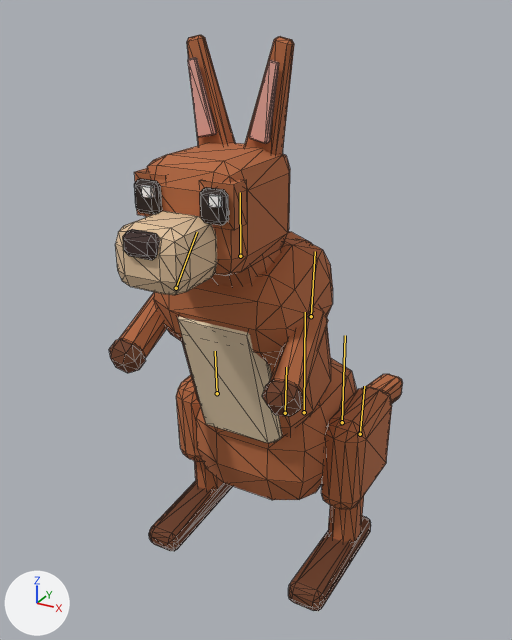
The glTF model games/zoo/public/models/kangaroo_male.glb: old version first, new version second.
Both versions are drawn from a camera (50 mm lens) standing at (0.664, -1.309, 1.235) and looking at (-0.081, 0.046, 0.557). The lights are fixed; the arrows at lower left show +X, +Y and +Z. The older version comes first. Both versions are drawn at frame 36 of the action 'Play'; the numbers are the values there. The bones that change, and the others that lie on the model, are drawn over the model as lines. Mesh edges are drawn as thin lines.

The first picture shows 'kangaroo_male'.
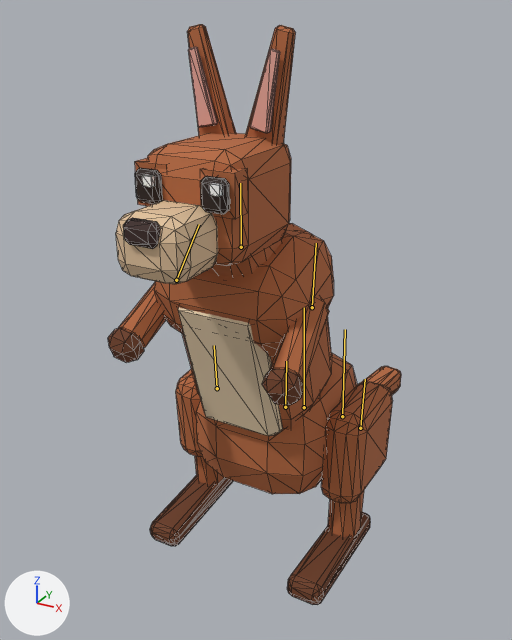
The edits, one by one:
Bone 'body' (bone_body) moves from (0.0, 0.036, 0.0) to (0.0, 0.052, 0.0).
Bone 'leg_FL' (bone_leg_fl) turns from (-25, 0, 11) to (-26, 0, 11) degrees about its own x, y and z.
Bone 'leg_FR' (bone_leg_fr) turns from (-25, 0, -11) to (-26, 0, -11) degrees about its own x, y and z.
Bone 'leg_HR' (bone_leg_hr) turns from (4, 0, 0) to (5, 0, 0) degrees about its own x, y and z.
Bone 'tail1' (bone_tail1) turns from (3, -3, 0) to (4, -3, 0) degrees about its own x, y and z.
Bone 'tail2' (bone_tail2) turns from (0, -6, 0) to (0, -4, 0) degrees about its own x, y and z.

Where the change shows, as pixel boxes [x1, y1, x2, y2] in the pictures (512 x 640 px):
'kangaroo_male', posed
    before: [109, 35, 403, 611]
    after: [108, 24, 401, 605]
bone 'body', root to tip
    before: (285, 413) to (286, 367)
    after: (285, 407) to (286, 361)
bone 'leg_FL', root to tip
    before: (311, 316) to (315, 251)
    after: (312, 307) to (316, 243)
bone 'leg_FR', root to tip
    before: (176, 288) to (197, 232)
    after: (176, 280) to (199, 224)
bone 'leg_HR', root to tip
    before: (217, 393) to (215, 351)
    after: (217, 388) to (214, 345)
bone 'tail1', root to tip
    before: (304, 412) to (305, 312)
    after: (304, 407) to (304, 307)
bone 'tail2', root to tip
    before: (342, 422) to (345, 335)
    after: (342, 416) to (345, 329)
